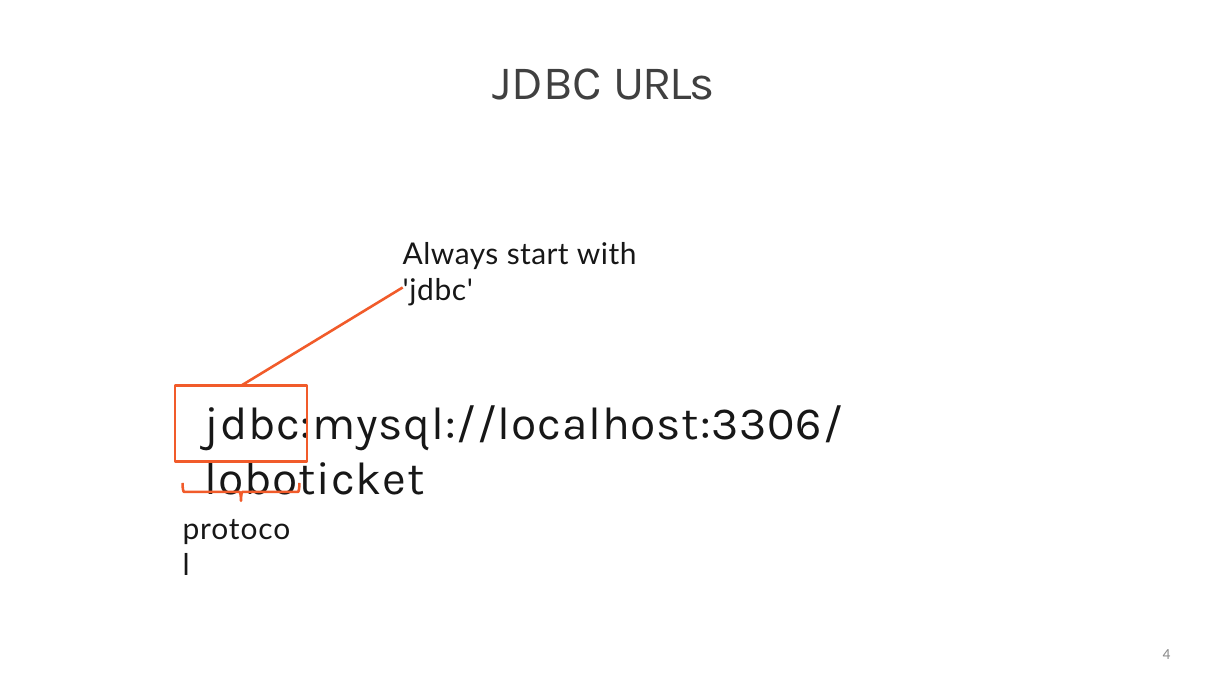
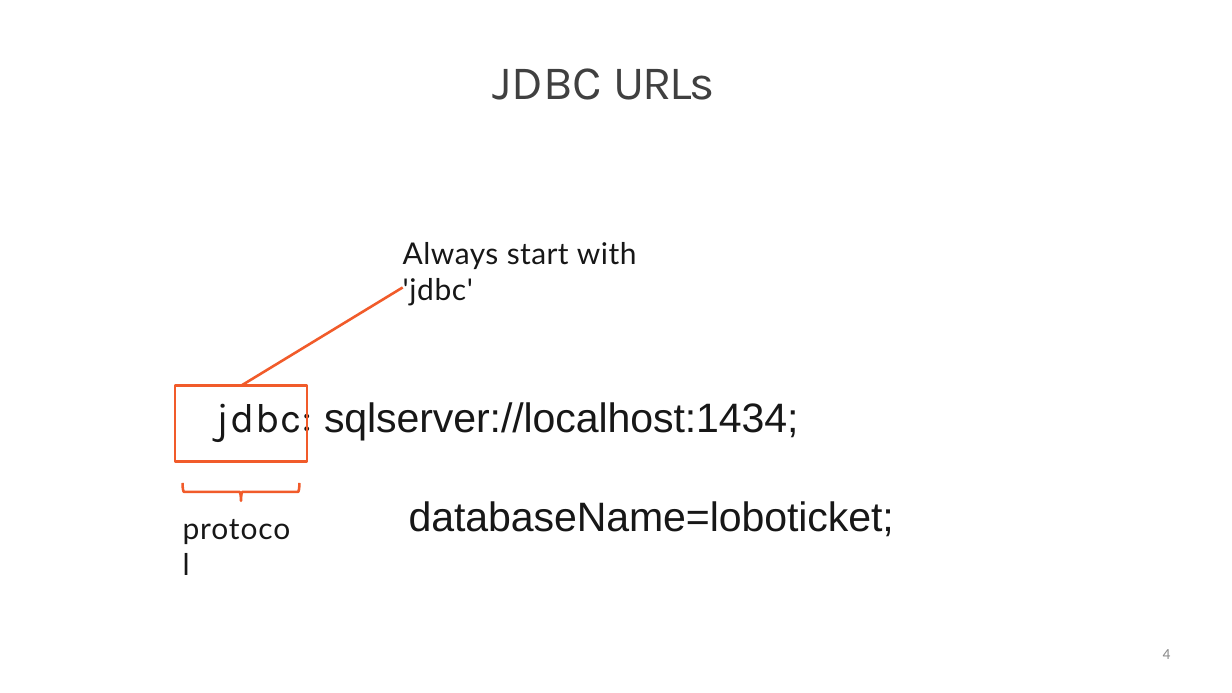
Before and after one commit to StevenJoseph19/Java, a slide deck: slide 4 of Day 6/Slides/4. Connecting to a Database/connecting-to-a-database-slides.pptx. Drawn at 1232x693 pixels with LibreOffice and Linux fonts; fonts in the diff are those of the drawing. Boxes give left, top, right and bottom in pixels: in the first picture for what was removed or moved away, otherwise in the second. Text is boxed around its words. In the diff, an @@ line names an element or a change of style, - is before the commit and + after.

```diff
--- a/Day 6/Slides/4. Connecting to a Database/connecting-to-a-database-slides.pptx
+++ b/Day 6/Slides/4. Connecting to a Database/connecting-to-a-database-slides.pptx
@@ text at (x1=216, y1=396, x2=894, y2=537): text changed; size 54 to 48 pt; font Karla to Arial @@
-jdbc:mysql://localhost:3306/loboticket
+jdbc: sqlserver://localhost:1434; databaseName=loboticket;
```
Also in this commit, not shown: 7 other slides changed, 7 other files.
